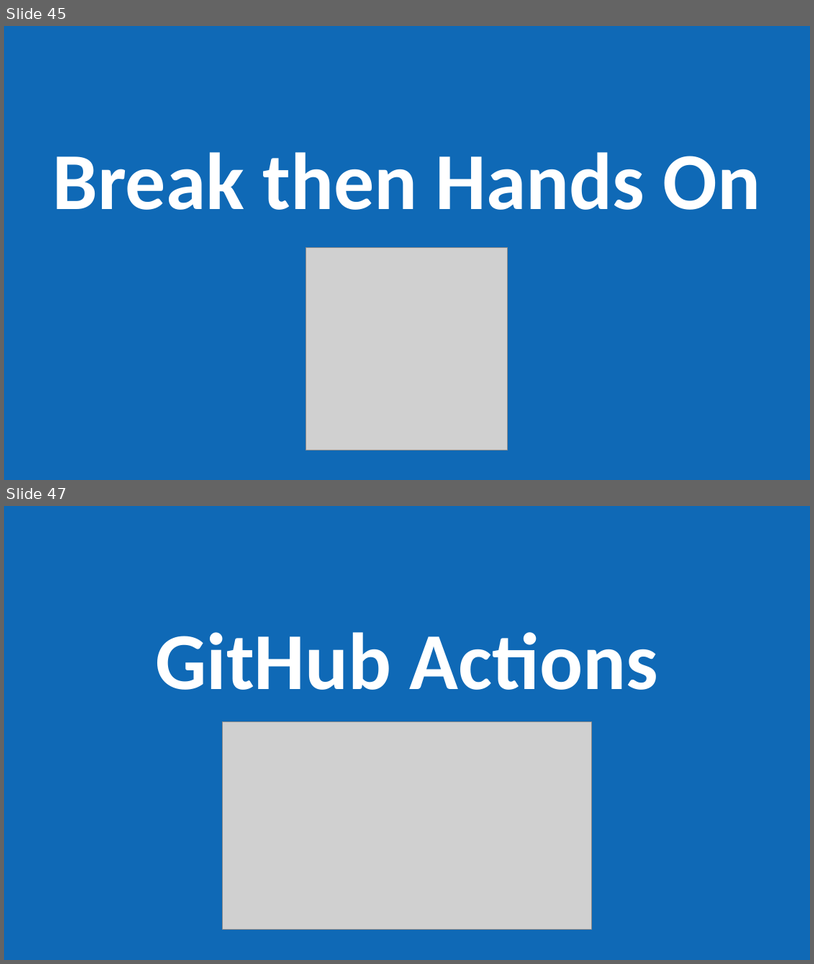
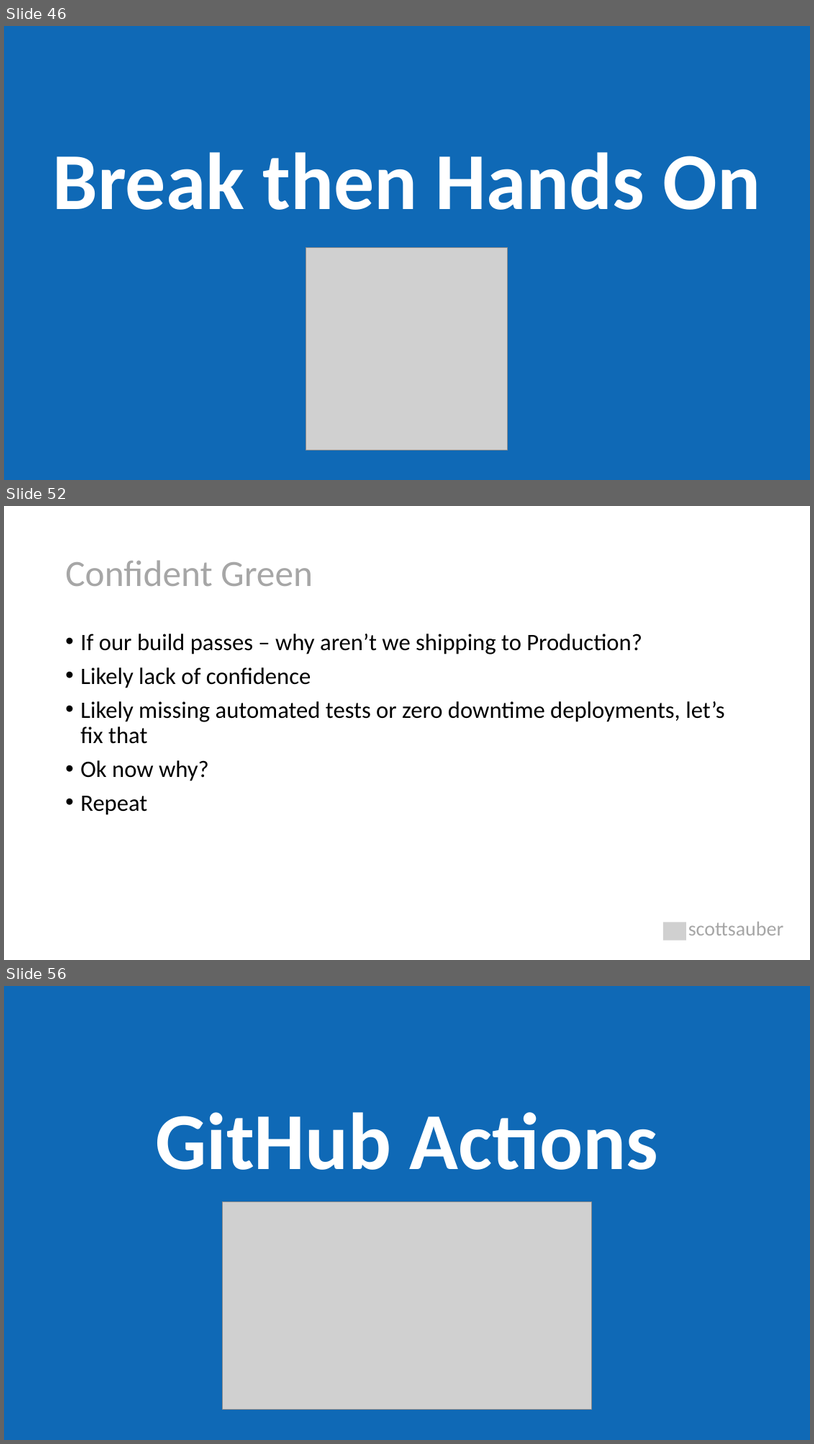
Before and after one commit to scottsauber/workshop-dotnet-azure-github-bicep, a slide deck: AzureDotNetBicep-Workshop.pptx. Shown one above the other, each under a label of ours: slides 45 and 47 before the commit, slides 46, 52 and 56 after it; the slides between them are not shown. The pictures are 814x964 and 814x1444 pixels, drawn with LibreOffice and Linux fonts; fonts in the diff are those of the drawing; grey boxes stand for pictures. Boxes give left, top, right and bottom in pixels: in the first picture for what was removed or moved away, otherwise in the second. Text is boxed around its words. In the diff, an @@ line names an element or a change of style, - is before the commit and + after.

```diff
--- a/AzureDotNetBicep-Workshop.pptx
+++ b/AzureDotNetBicep-Workshop.pptx
@@ slide 52 added at [4, 506, 810, 960], background #FFFFFF @@
@@ title added at [65, 560, 313, 586], 44 pt, text #A6A6A6 @@
+Confident Green
@@ text added at [80, 633, 725, 815], 28 pt, text #000000 @@
+• If our build passes – why aren’t we shipping to Production?
+• Likely lack of confidence
+• Likely missing automated tests or zero downtime deployments, let’s fix that
+• Ok now why?
+• Repeat
@@ picture added at [664, 921, 687, 939] @@
@@ text added at [689, 921, 784, 935], 24 pt, text #A6A6A6 @@
+scottsauber
@@ what was slide 45 is now slide 46 @@
@@ what was slide 47 is now slide 56 @@
```
Also in this commit, not shown: 8 slides changed, 14 other slides added, 1 other file.
